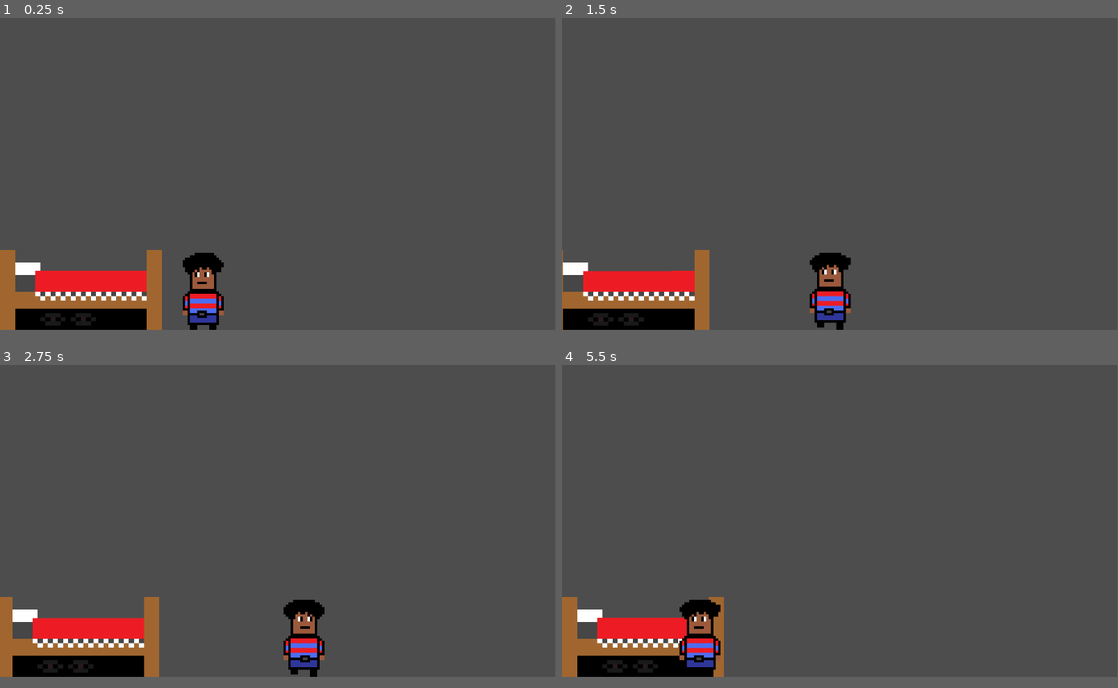
Above: before the commit, frames 1-4 (two rows, left to right).
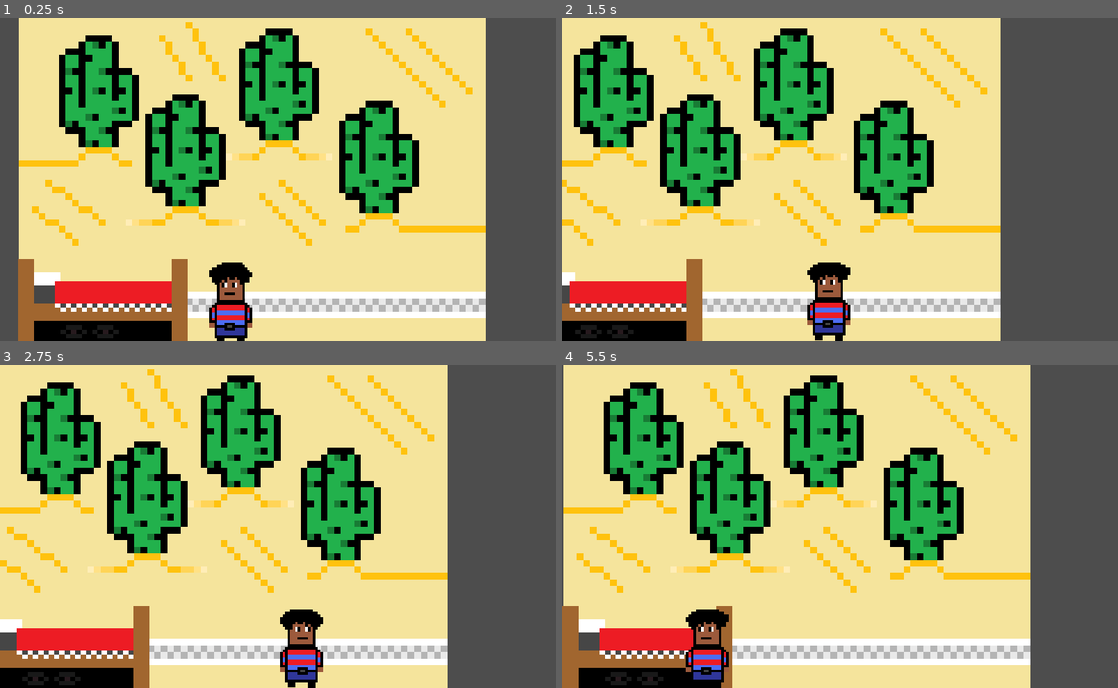
Above: after the commit, the same moments.

Repository: Azrex1/Godot-School_Project
Game: Godot game, scene res://Bedroom.tscn
The game is run twice, just before and just after one commit, with the same random seed, the same clock (stepped at 60 frames per second) and the same inputs.
Inputs:
- Up to frame 1 (0.25 s): no input
- Up to frame 2 (1.5 s): hold D (Right) 0.53-1.28 s; hold A (Left) from 1.28 s (still down)
- Up to frame 3 (2.75 s): release A (Left) at 2.03 s; hold D (Right) from 2.03 s (still down)
- Up to frame 4 (5.5 s): release D (Right) at 3.53 s; hold A (Left) from 3.53 s (still down)
In our replay, the window is 799x449 before the commit and 800x465 after it. These sizes can differ from the game's own. Grey fills any space a smaller window leaves; there, only what the larger window draws over its background counts as a difference.

The runs differ from the first frame. In frame 1, 82% of the frame differs, in the area x 0-100%, y 0-100%; in frame 2, 76%; in frame 3, 78%; in frame 4, 81%.

Commit message:
Fixed cammera

Diff:
--- a/Bedroom.tscn
+++ b/Bedroom.tscn
@@ -1,7 +1,8 @@
-[gd_scene load_steps=3 format=3 uid="uid://bpvodgr405at4"]
+[gd_scene load_steps=4 format=3 uid="uid://bpvodgr405at4"]
 
 [ext_resource type="PackedScene" uid="uid://3npv4omxpnj5" path="res://Main_Player.tscn" id="1_do6og"]
 [ext_resource type="Texture2D" uid="uid://b54enn7vh1200" path="res://pixil-frame-0 (3).png" id="2_phftu"]
+[ext_resource type="Texture2D" uid="uid://crfq3a3wd4dq" path="res://pixil-frame-0 (8).png" id="3_rbhb0"]
 
 [node name="Bedroom" type="Node2D"]
 
@@ -13,3 +14,9 @@
 position = Vector2(168, 508)
 scale = Vector2(10.5, 8.75)
 texture = ExtResource("2_phftu")
+
+[node name="Pixil-frame-0(8)" type="Sprite2D" parent="."]
+z_index = -2
+position = Vector2(463.5, 325)
+scale = Vector2(0.330357, 0.326)
+texture = ExtResource("3_rbhb0")
--- a/Main_Player.tscn
+++ b/Main_Player.tscn
@@ -82,6 +82,7 @@
 [node name="Camera2D" type="Camera2D" parent="."]
 position = Vector2(0, -276)
 limit_left = 0
+limit_smoothed = true
 position_smoothing_enabled = true
 
 [node name="CollisionShape2D" type="CollisionShape2D" parent="."]
--- a/project.godot
+++ b/project.godot
@@ -14,6 +14,13 @@
 run/main_scene="res://Bedroom.tscn"
 config/features=PackedStringArray("4.3", "Forward Plus")
 config/icon="res://icon.svg"
+
+[display]
+
+window/size/viewport_width=1100
+window/size/viewport_height=640
+window/size/mode=2
+window/stretch/mode="canvas_items"
 
 [input]
 
@@ -41,3 +48,4 @@
 [rendering]
 
 textures/canvas_textures/default_texture_filter=0
+2d/snap/snap_2d_transforms_to_pixel=true
Not shown: 1 places in Main_Player.tscn that only renumber resources
